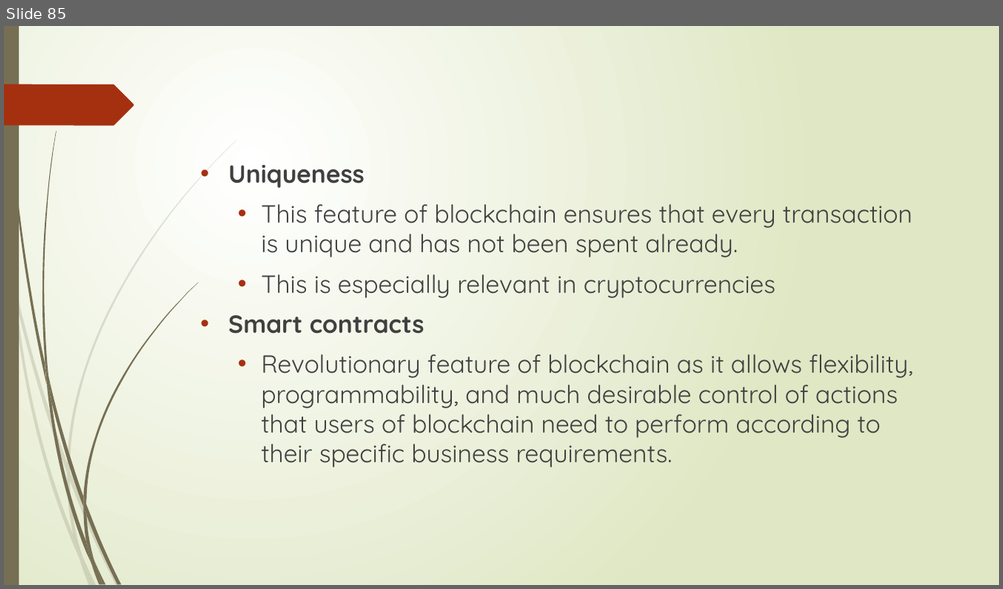
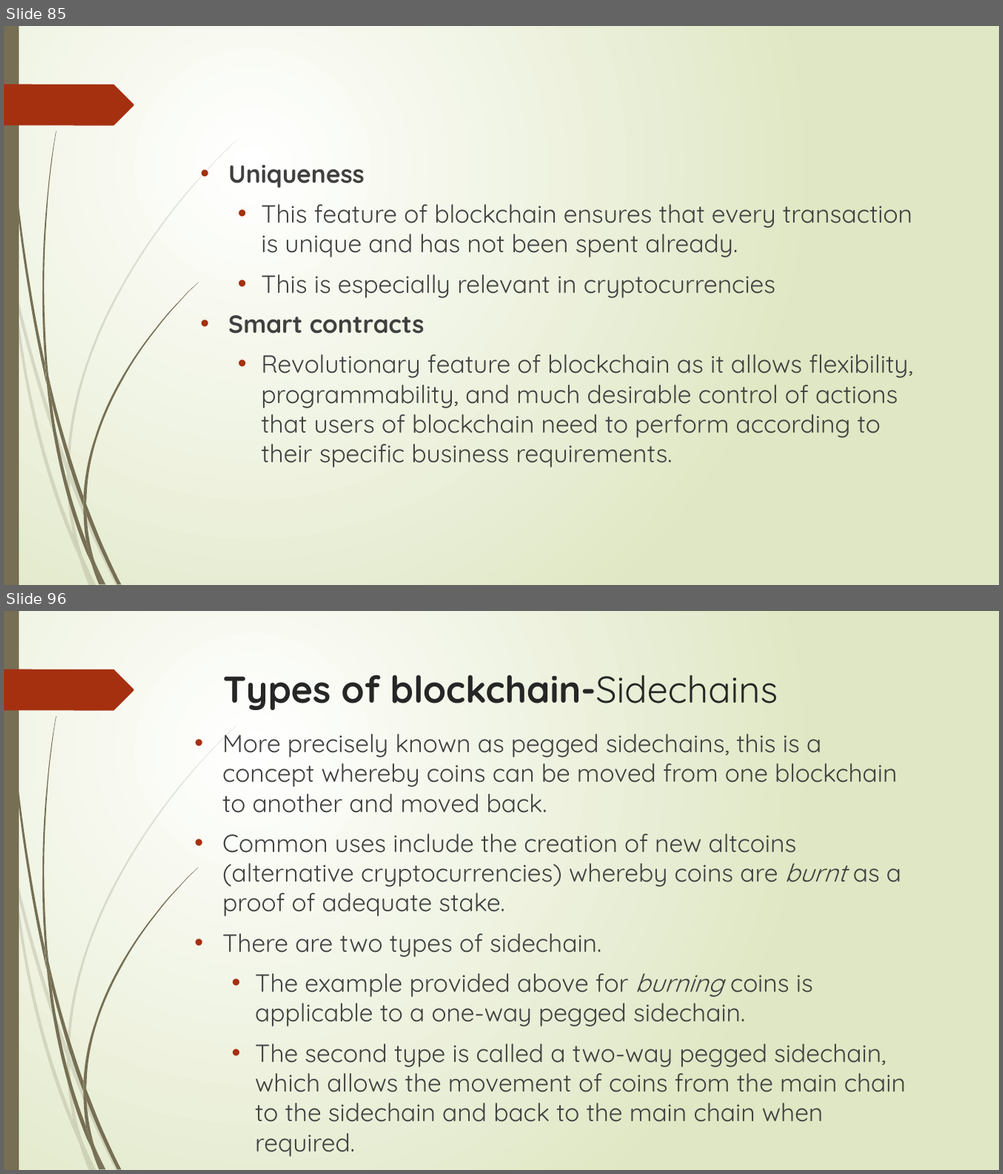
Before and after one commit to sarangparikh22/nmit-blockchain, a slide deck: Distributed Systems 101/Unit1_ppt.pptx. Shown one above the other, each under a label of ours: slide 85 before the commit, slides 85 and 96 after it; the slides between them are not shown. The pictures are 1003x589 and 1003x1174 pixels, drawn with LibreOffice and Linux fonts; fonts in the diff are those of the drawing. Boxes give left, top, right and bottom in pixels: in the first picture for what was removed or moved away, otherwise in the second. Text is boxed around its words. In the diff, an @@ line names an element or a change of style, - is before the commit and + after.

Commit message:
Blockchain Introduction

```diff
--- a/Distributed Systems 101/Unit1_ppt.pptx
+++ b/Distributed Systems 101/Unit1_ppt.pptx
@@ slide 96 added at (4, 611, 999, 1170), background gradient #FFFFFF to #DFE8C4; not listed: 24 template elements that a slide beside it also shows @@
@@ title added at (223, 675, 778, 710), 36 pt, text #262626, bold @@
+Types of blockchain-Sidechains
@@ text added at (222, 734, 905, 1157), 24 pt, text #404040 @@
+• More precisely known as pegged sidechains, this is a concept whereby coins can be moved from one blockchain to another and moved back.
+• Common uses include the creation of new altcoins (alternative cryptocurrencies) whereby coins are burnt as a proof of adequate stake.
+• There are two types of sidechain.
+  • The example provided above for burning coins is applicable to a one-way pegged sidechain.
+  • The second type is called a two-way pegged sidechain, which allows the movement of coins from the main chain to the sidechain and back to the main chain when required.
```
Also in this commit, not shown: 2 slides changed, 29 other slides added.
